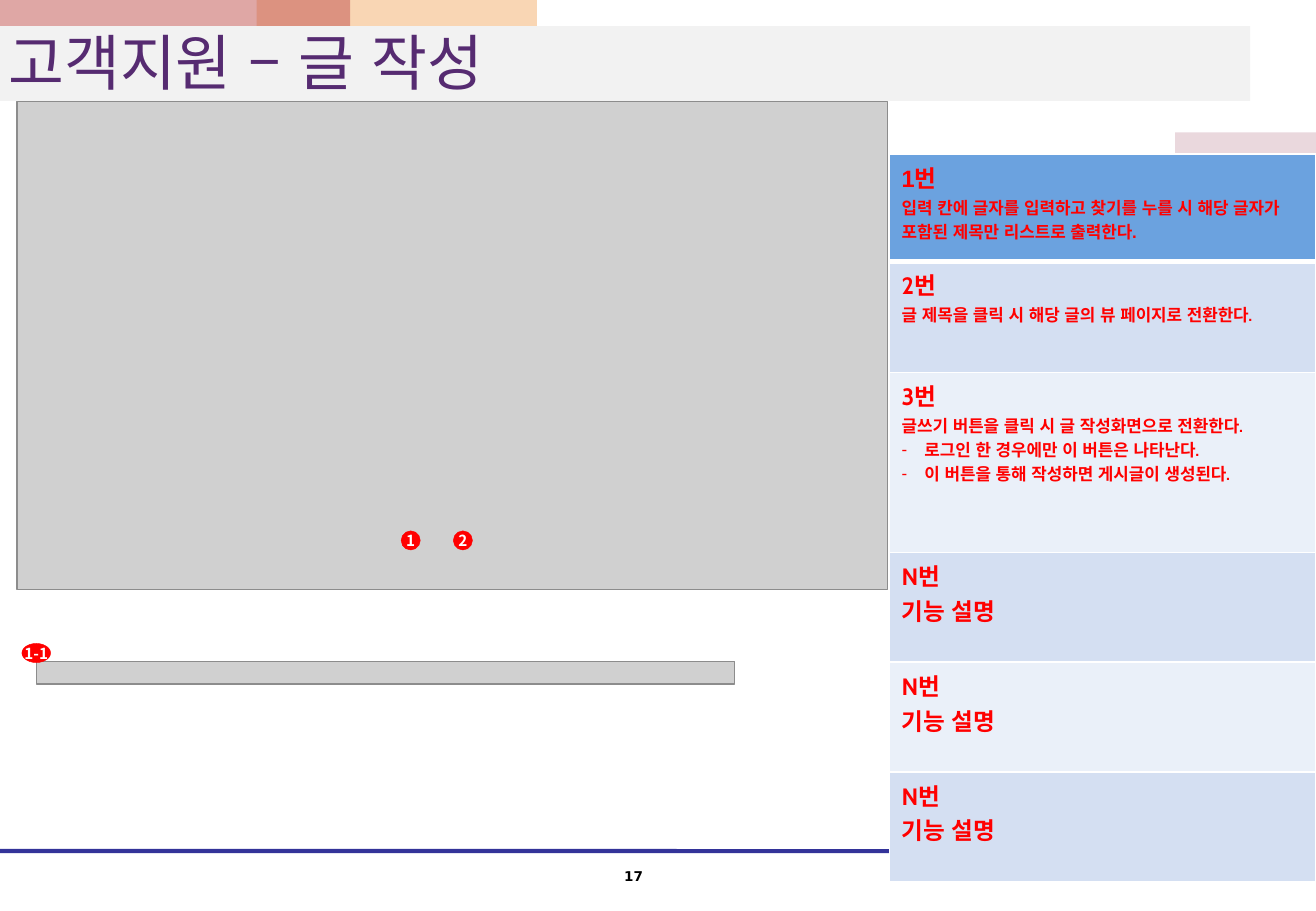
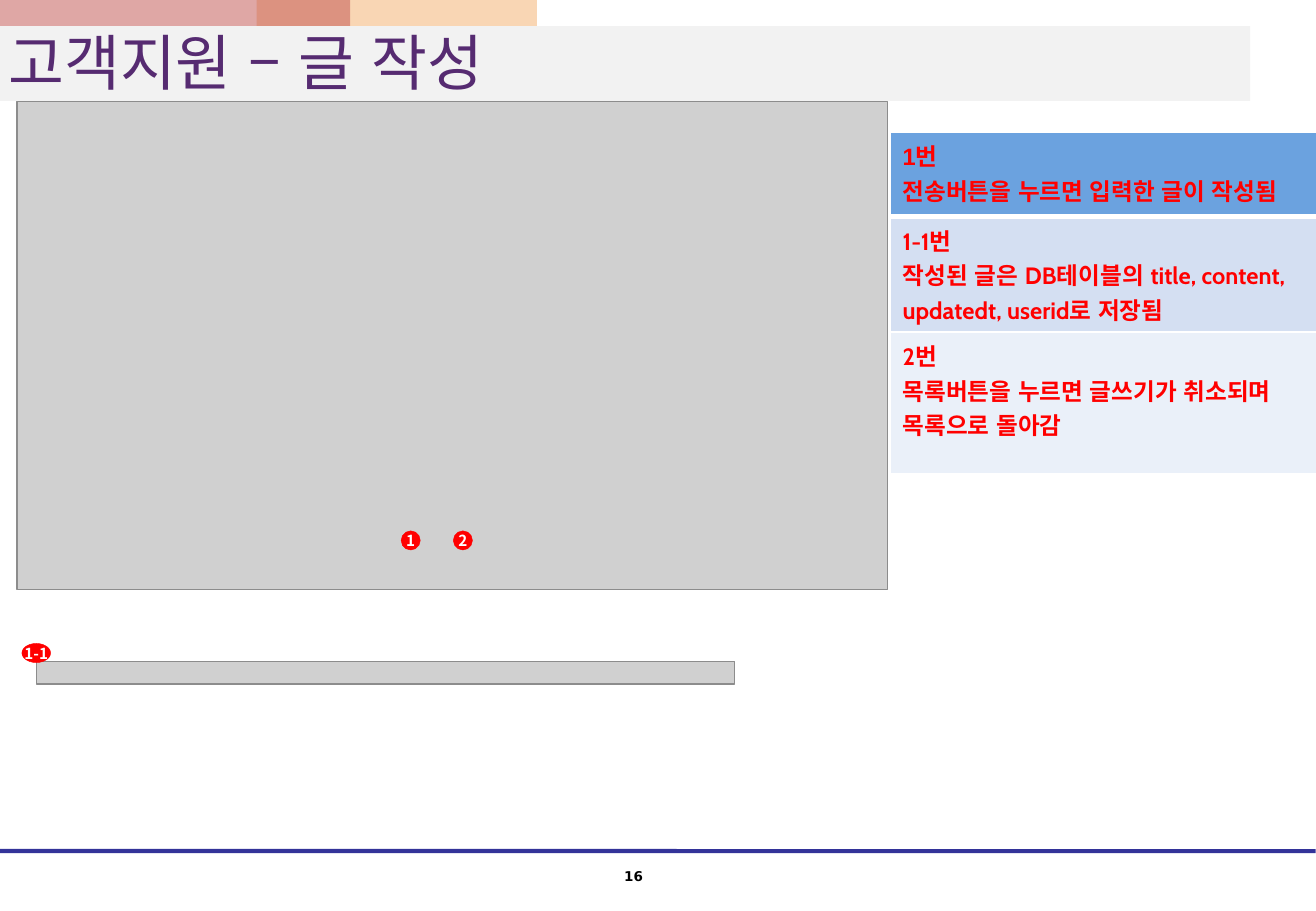
Before and after one commit to kshwang/javapj, a slide deck: slide 16 of 웹1팀_프로젝트_화면설계서.pptx (slide 17 before the commit). Drawn at 1316x911 pixels with LibreOffice and Linux fonts; fonts in the diff are those of the drawing; grey boxes stand for pictures. Boxes give left, top, right and bottom in pixels: in the first picture for what was removed or moved away, otherwise in the second. Text is boxed around its words. In the diff, an @@ line names an element or a change of style, - is before the commit and + after.

```diff
--- a/웹1팀_프로젝트_화면설계서.pptx
+++ b/웹1팀_프로젝트_화면설계서.pptx
@@ table at (890,132,1316,469) @@
-row 1: 1번 / 입력 칸에 글자를 입력하고 찾기를 누를 시 해당 글자가 포함된 제목만 리스트로 출력한다.
-row 2: 2번 / 글 제목을 클릭 시 해당 글의 뷰 페이지로 전환한다.
-row 3: 3번 / 글쓰기 버튼을 클릭 시 글 작성화면으로 전환한다. / 로그인 한 경우에만 이 버튼은 나타난다. / 이 버튼을 통해 작성하면 게시글이 생성된다.
-row 4: N번 / 기능 설명
-row 5: N번 / 기능 설명
-row 6: N번 / 기능 설명
+row 1: 1번 / 전송버튼을 누르면 입력한 글이 작성됨
+row 2: 1-1번 / 작성된 글은 DB테이블의 title, content, updatedt, userid로 저장됨
+row 3: 2번 / 목록버튼을 누르면 글쓰기가 취소되며 목록으로 돌아감
@@ table: place and size @@
-table at (889,154,1315,847)
+table at (890,132,1316,469)
@@ page number at (624,871,643,881): text changed @@
-17
+16
```
Also in this commit, not shown: 10 other slides changed, 1 slide removed.
